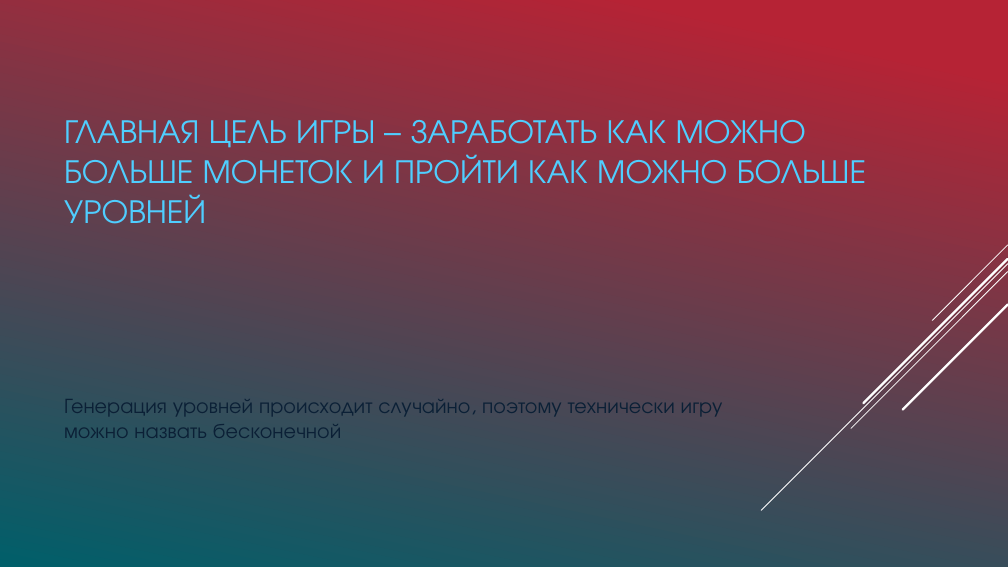
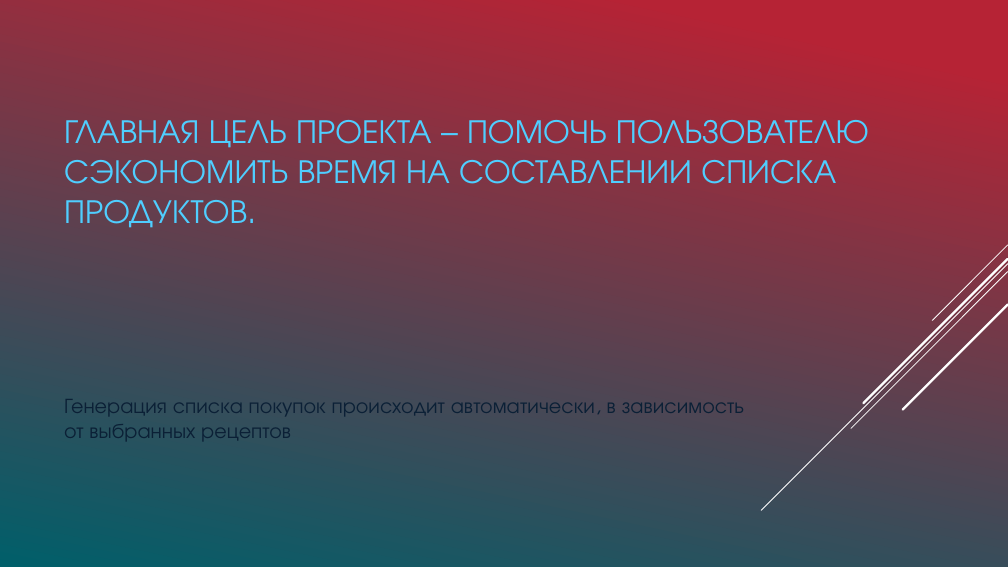
Before and after one commit to mav735/FlaskProject, a slide deck: slide 2 of Проект.pptx. Drawn at 1008x567 pixels with LibreOffice and Linux fonts; fonts in the diff are those of the drawing. Boxes give left, top, right and bottom in pixels: in the first picture for what was removed or moved away, otherwise in the second. Text is boxed around its words. In the diff, an @@ line names an element or a change of style, - is before the commit and + after.

```diff
--- a/Проект.pptx
+++ b/Проект.pptx
@@ title at [64,120,869,228]: text changed @@
-ГЛАВНАЯ ЦЕЛЬ ИГРЫ – ЗАРАБОТАТЬ КАК МОЖНО БОЛЬШЕ МОНЕТОК И ПРОЙТИ КАК МОЖНО БОЛЬШЕ УРОВНЕЙ
+ГЛАВНАЯ ЦЕЛЬ ПРОЕКТА – ПОМОЧЬ ПОЛЬЗОВАТЕЛЮ СЭКОНОМИТЬ ВРЕМЯ НА СОСТАВЛЕНИИ СПИСКА ПРОДУКТОВ.
@@ text at [64,399,744,441]: text changed @@
-Генерация уровней происходит случайно, поэтому технически игру можно назвать бесконечной
+Генерация списка покупок происходит автоматически, в зависимость от выбранных рецептов
```
Also in this commit, not shown: 1 other slide changed, 2 slides added, 7 slides removed.
